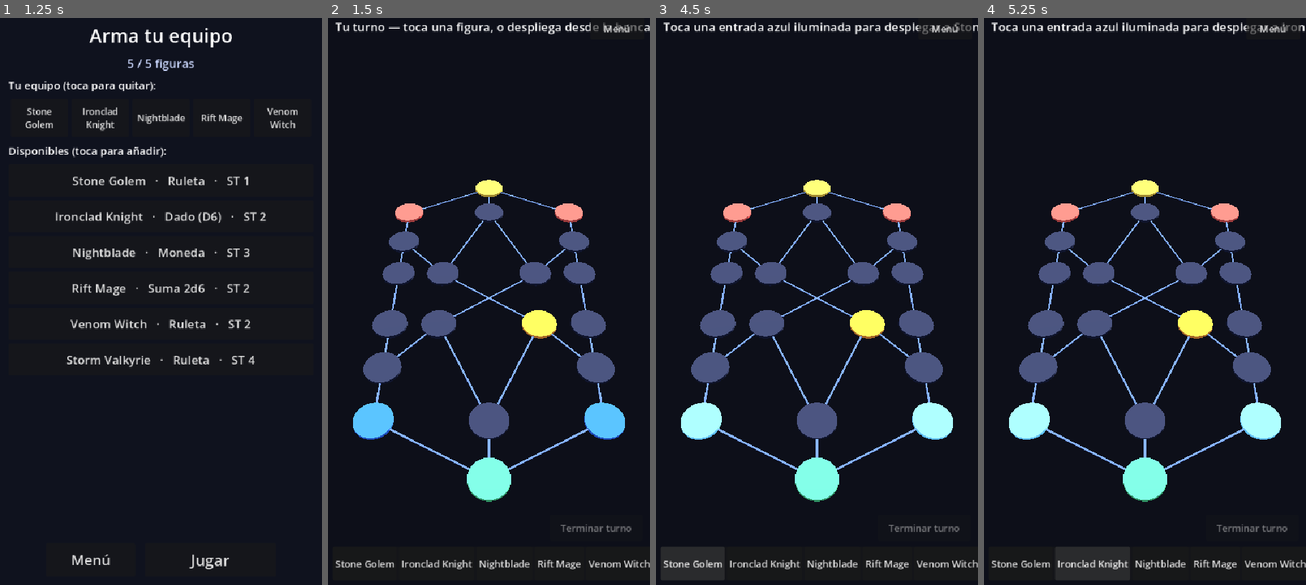
Above: before the commit, frames 1-4 (left to right).
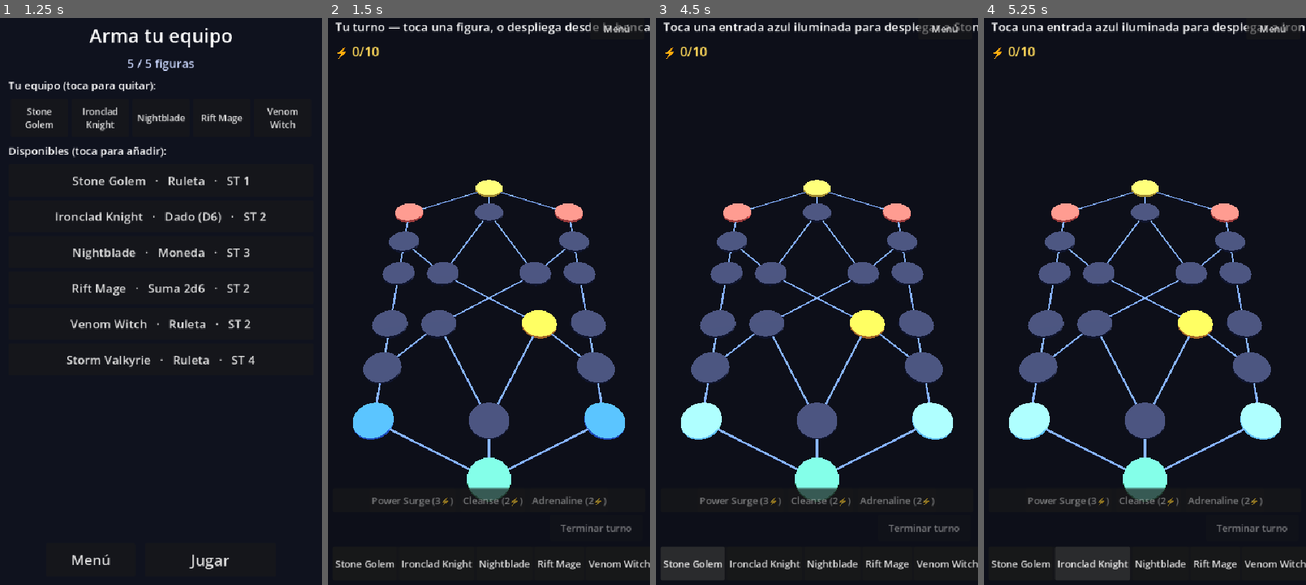
Above: after the commit, the same moments.

Repository: GStyleM562/NodeChess
Game: Godot game, scene res://scenes/main_menu.tscn
The game is run twice, just before and just after one commit, with the same random seed, the same clock (stepped at 60 frames per second) and the same inputs.
Inputs:
- Up to frame 1 (1.25 s): click "Jugar" at 0.5 s
- Up to frame 2 (1.5 s): click "Jugar" at 1.25 s
- Up to frame 3 (4.5 s): click "Menú" at 2 s; click "Jugar" at 2.75 s; click "Jugar" at 3.5 s; click "Stone Golem" at 4.25 s
- Up to frame 4 (5.25 s): click "Ironclad Knight" at 5 s

Frame 1 is identical in both runs. In frame 2, 0.8% of the frame differs, in the area x 2-87%, y 5-87%; in frame 3, 0.8%; in frame 4, 0.8%.

Commit message:
Plan B: Energy + Modifiers + Buff Nodes. Energy resource (+1/turn, +1 if controlling a buff node, cap 10); buff node grants +20 dmg/+1 star to a unit standing on it. 3 modifier cards (Power Surge / Cleanse / Adrenaline) spend energy: one-shot attack buffs + cleanse, consumed in combat. Hard bot uses Power Surge and contests the buff node. Board UI: energy readout + modifier buttons

Diff:
--- a/game/scripts/Board3D.gd
+++ b/game/scripts/Board3D.gd
@@ -42,6 +42,8 @@
 var _status: Label
 var _end_btn: Button
 var _bench_box: HBoxContainer
+var _energy_label: Label
+var _mods_box: HBoxContainer
 
 func _ready() -> void:
 	# Force PORTRAIT at runtime (reliable on Android regardless of the manifest).
@@ -225,6 +227,27 @@
 	_bench_box.alignment = BoxContainer.ALIGNMENT_CENTER
 	bench_panel.add_child(_bench_box)
 
+	# Energy readout (top-left) + equipped modifier cards (row above End Turn).
+	_energy_label = Label.new()
+	_energy_label.add_theme_font_size_override("font_size", 22)
+	_energy_label.modulate = Color(1.0, 0.85, 0.35)
+	_energy_label.set_anchors_preset(Control.PRESET_TOP_LEFT)
+	_energy_label.offset_left = 12
+	_energy_label.offset_top = 50
+	layer.add_child(_energy_label)
+
+	var mods_panel := PanelContainer.new()
+	mods_panel.set_anchors_preset(Control.PRESET_BOTTOM_WIDE)
+	mods_panel.offset_top = -162
+	mods_panel.offset_bottom = -122
+	mods_panel.offset_left = 8
+	mods_panel.offset_right = -8
+	layer.add_child(mods_panel)
+	_mods_box = HBoxContainer.new()
+	_mods_box.alignment = BoxContainer.ALIGNMENT_CENTER
+	_mods_box.add_theme_constant_override("separation", 8)
+	mods_panel.add_child(_mods_box)
+
 func _refresh_bench_ui() -> void:
 	for c in _bench_box.get_children():
 		c.queue_free()
@@ -258,6 +281,35 @@
 	else:
 		_status.text = "Tu turno — toca una figura, o despliega desde la banca."
 	_refresh_status_labels()
+	_refresh_energy_mods()
+
+func _refresh_energy_mods() -> void:
+	if _energy_label != null:
+		_energy_label.text = "⚡ %d/%d" % [int(_gs.energy["player"]), GameState.ENERGY_MAX]
+		if _gs.controls_buff("player"):
+			_energy_label.text += "  (buff +1)"
+	if _mods_box == null:
+		return
+	for c in _mods_box.get_children():
+		c.queue_free()
+	var can_play := not _busy and not _over and _gs.turn_team == "player"
+	for mid in Loadout.player_modifiers:
+		if not GameState.MODIFIERS.has(mid):
+			continue
+		var m: Dictionary = GameState.MODIFIERS[mid]
+		var b := Button.new()
+		b.text = "%s (%d⚡)" % [m["name"], int(m["cost"])]
+		b.tooltip_text = String(m["desc"])
+		b.disabled = not (can_play and _gs.can_use_modifier("player", mid))
+		b.pressed.connect(_on_modifier.bind(mid))
+		_mods_box.add_child(b)
+
+func _on_modifier(mid: String) -> void:
+	if _busy or _over or _gs.turn_team != "player":
+		return
+	if _gs.activate_modifier("player", mid):
+		_status.text = "Modificador activado: " + String(GameState.MODIFIERS[mid]["name"])
+		_update_status()
 
 # ---------------------------------------------------------------- input
 func _unhandled_input(event: InputEvent) -> void:
--- a/game/scripts/GameState.gd
+++ b/game/scripts/GameState.gd
@@ -12,6 +12,19 @@
 const STATUS_DUR := 4   # in game-turns (~2 rounds)
 const KO_COOLDOWN := 6  # game-turns before a KO'd figure returns to the bench
 
+# --- Plan B: energy + modifiers + buff nodes -------------------------------
+const ENERGY_MAX := 10
+const ENERGY_PER_TURN := 1
+const BUFF_ENERGY := 1     # extra energy/turn for controlling a buff node
+const BUFF_DMG := 20       # combat bonus for a unit standing on a buff node
+const BUFF_STARS := 1
+## Modifier cards: spend energy to activate. Equipped per player (see Loadout).
+const MODIFIERS := {
+	"power_surge": {"name": "Power Surge", "cost": 3, "desc": "Tu próximo ataque: +20 daño / +1★"},
+	"cleanse": {"name": "Cleanse", "cost": 2, "desc": "Quita los debuffs de tus figuras"},
+	"adrenaline": {"name": "Adrenaline", "cost": 2, "desc": "Tu próximo ataque repite un Fallo"},
+}
+
 var map: MapData
 var units := {}
 var board := {}
@@ -20,6 +33,8 @@
 var turn_team := "player"
 var turn_no := 0
 var winner := ""
+var energy := {"player": 0, "enemy": 0}
+var pending_buff := {"player": {}, "enemy": {}}   # one-shot combat buffs from modifiers
 var _next_uid := 0
 
 func _init(_map: MapData) -> void:
@@ -156,20 +171,38 @@
 	board[node] = uid
 	_check_goal(u)
 
-func _roll_for(uid: int) -> Dictionary:
-	var s: Dictionary = Combat.roll(Roster.FIGURES[units[uid]["rindex"]]["attack"]).duplicate(true)
+func _roll_for(uid: int, is_attacker := false) -> Dictionary:
+	var pool: Array = Roster.FIGURES[units[uid]["rindex"]]["attack"]
+	var s: Dictionary = Combat.roll(pool).duplicate(true)
 	if has_status(uid, "weakened"):
 		if s.has("pow"):
 			s["pow"] = maxi(0, int(s["pow"]) - 20)
 		if s.has("stars"):
 			s["stars"] = maxi(1, int(s["stars"]) - 1)
+	# BUFF NODE — a unit standing on a buff node rolls stronger.
+	if int(units[uid]["node"]) in map.buffs:
+		_boost_seg(s, BUFF_DMG, BUFF_STARS)
+	# MODIFIERS — one-shot attacker buffs (consumed on use).
+	if is_attacker:
+		var pb: Dictionary = pending_buff[units[uid]["team"]]
+		if pb.get("adrenaline", false) and String(s.get("col", "")) == "red":
+			s = Combat.roll(pool).duplicate(true)   # reroll one Miss
+		if pb.get("surge", false):
+			_boost_seg(s, BUFF_DMG, BUFF_STARS)
+		pending_buff[units[uid]["team"]] = {}
 	return s
+
+func _boost_seg(s: Dictionary, dmg: int, stars: int) -> void:
+	if s.has("pow"):
+		s["pow"] = int(s["pow"]) + dmg
+	if String(s.get("col", "")) == "purple":
+		s["stars"] = int(s.get("stars", 1)) + stars
 
 ## Resolve an attack. KO only on a damage (White/Gold) win. Purple win applies a
 ## status (and/or displacement); Blue win blocks. Returns the combat record.
 func attack(att_uid: int, def_uid: int) -> Dictionary:
-	var seg_a := _roll_for(att_uid)
-	var seg_b := _roll_for(def_uid)
+	var seg_a := _roll_for(att_uid, true)
+	var seg_b := _roll_for(def_uid, false)
 	var oc := Combat.outcome(seg_a, seg_b)
 	var ko_uid := -1
 	var applied := {}
@@ -284,8 +317,40 @@
 	turn_no += 1
 	_process_ko_returns()
 	turn_team = "enemy" if turn_team == "player" else "player"
+	_grant_energy(turn_team)
 	if winner == "" and not can_act(turn_team):
 		winner = "enemy" if turn_team == "player" else "player"
+
+# --- energy / modifiers / buff nodes ---------------------------------------
+func _grant_energy(team: String) -> void:
+	var gain := ENERGY_PER_TURN
+	if controls_buff(team):
+		gain += BUFF_ENERGY
+	energy[team] = mini(ENERGY_MAX, int(energy[team]) + gain)
+
+func controls_buff(team: String) -> bool:
+	for b in map.buffs:
+		var occ := int(board.get(b, -1))
+		if occ != -1 and units[occ]["alive"] and units[occ]["team"] == team:
+			return true
+	return false
+
+func can_use_modifier(team: String, mod_id: String) -> bool:
+	return MODIFIERS.has(mod_id) and int(energy[team]) >= int(MODIFIERS[mod_id]["cost"])
+
+func activate_modifier(team: String, mod_id: String) -> bool:
+	if not can_use_modifier(team, mod_id):
+		return false
+	energy[team] = int(energy[team]) - int(MODIFIERS[mod_id]["cost"])
+	match mod_id:
+		"power_surge":
+			pending_buff[team]["surge"] = true
+		"adrenaline":
+			pending_buff[team]["adrenaline"] = true
+		"cleanse":
+			for uid in units_on_board(team):
+				units[uid]["statuses"] = {}
+	return true
 
 # --- simple bot ------------------------------------------------------------
 # --- bot ------------------------------------------------------------------
@@ -328,6 +393,8 @@
 				atk_uid = uid
 				atk_foe = foe
 	if atk_uid != -1:
+		if bot_difficulty >= 2 and best >= 0.6 and can_use_modifier(team, "power_surge"):
+			activate_modifier(team, "power_surge")     # spend energy to press an edge
 		var rec := attack(atk_uid, atk_foe)
 		rec["type"] = "attack"
 		return rec
@@ -362,6 +429,17 @@
 			var uid := _best_bench(team)
 			deploy(uid, node)
 			return {"type": "deploy", "uid": uid, "node": node}
+
+	# 4.5) CONTROL THE BUFF NODE — grab an uncontested centre node if safe.
+	if not controls_buff(team):
+		for uid in my:
+			if not can_move(uid):
+				continue
+			for b in map.buffs:
+				if _node_occupant(b) == -1 and not _all_neighbours_held(b, opp) and reachable_for(uid).has(b):
+					var p := _bot_path(uid, b)
+					move_unit(uid, b)
+					return {"type": "move", "uid": uid, "node": b, "path": p}
 
 	# 5) ADVANCE — the move that progresses most toward the goal, avoiding surrounds.
 	var mv_uid := -1
--- a/game/scripts/Loadout.gd
+++ b/game/scripts/Loadout.gd
@@ -10,5 +10,8 @@
 # A fixed, reasonable opponent deck (the smarter-CPU task can vary this later).
 static var enemy_team: Array = [1, 0, 2, 4, 5]
 
+# Equipped modifier cards (ids into GameState.MODIFIERS), up to 3.
+static var player_modifiers: Array = ["power_surge", "cleanse", "adrenaline"]
+
 static func valid(team: Array) -> bool:
 	return team.size() == DECK_SIZE
--- /dev/null
+++ b/game/tools/test_planb.gd
@@ -0,0 +1,57 @@
+extends SceneTree
+## Verify Plan B: energy gain, buff-node bonus, and modifier activation.
+
+func _initialize() -> void:
+	var gs := GameState.new(MapData.new())
+	var bnode: int = gs.map.buffs[0]
+
+	# energy: +1 to whichever team starts its turn
+	gs.end_turn()
+	gs.end_turn()
+	print("energy_p/e=", gs.energy["player"], "/", gs.energy["enemy"])      # 1/1
+
+	# buff-node control -> +1 extra energy
+	var u := gs.add_to_bench("player", 0)
+	gs.units[u]["node"] = bnode
+	gs.board[bnode] = u
+	print("controls_buff=", gs.controls_buff("player"))                     # true
+	gs.energy["player"] = 0
+	gs._grant_energy("player")
+	print("buff_grant=", gs.energy["player"])                              # 2
+
+	# combat boost helper
+	var w := {"col": "white", "pow": 80}
+	gs._boost_seg(w, 20, 1)
+	var p := {"col": "purple", "stars": 1}
+	gs._boost_seg(p, 20, 1)
+	var b := {"col": "blue"}
+	gs._boost_seg(b, 20, 1)
+	print("boost_white=", w["pow"], " purple_stars=", p["stars"], " blue_pow=", b.has("pow"))  # 100 2 false
+
+	# modifiers
+	gs.energy["player"] = 5
+	print("can_surge=", gs.can_use_modifier("player", "power_surge"))       # true
+	var ok := gs.activate_modifier("player", "power_surge")
+	print("act_surge=", ok, " energy=", gs.energy["player"], " surge=", gs.pending_buff["player"].get("surge", false))  # true 2 true
+	gs.energy["player"] = 1
+	print("cant_surge_lowE=", gs.can_use_modifier("player", "power_surge")) # false
+
+	# cleanse removes debuffs
+	var u2 := gs.add_to_bench("player", 1)
+	gs.units[u2]["node"] = 3
+	gs.board[3] = u2
+	gs.apply_status(u2, "fear")
+	gs.energy["player"] = 3
+	gs.activate_modifier("player", "cleanse")
+	print("cleansed=", not gs.has_status(u2, "fear"))                       # true
+
+	# surge consumed by the next attack
+	var d := gs.add_to_bench("enemy", 2)
+	gs.units[d]["node"] = 5
+	gs.board[5] = d
+	gs.energy["player"] = 5
+	gs.activate_modifier("player", "power_surge")
+	gs.attack(u, d)
+	print("surge_consumed=", not bool(gs.pending_buff["player"].get("surge", false)))  # true
+	print("PLANB_OK")
+	quit()
